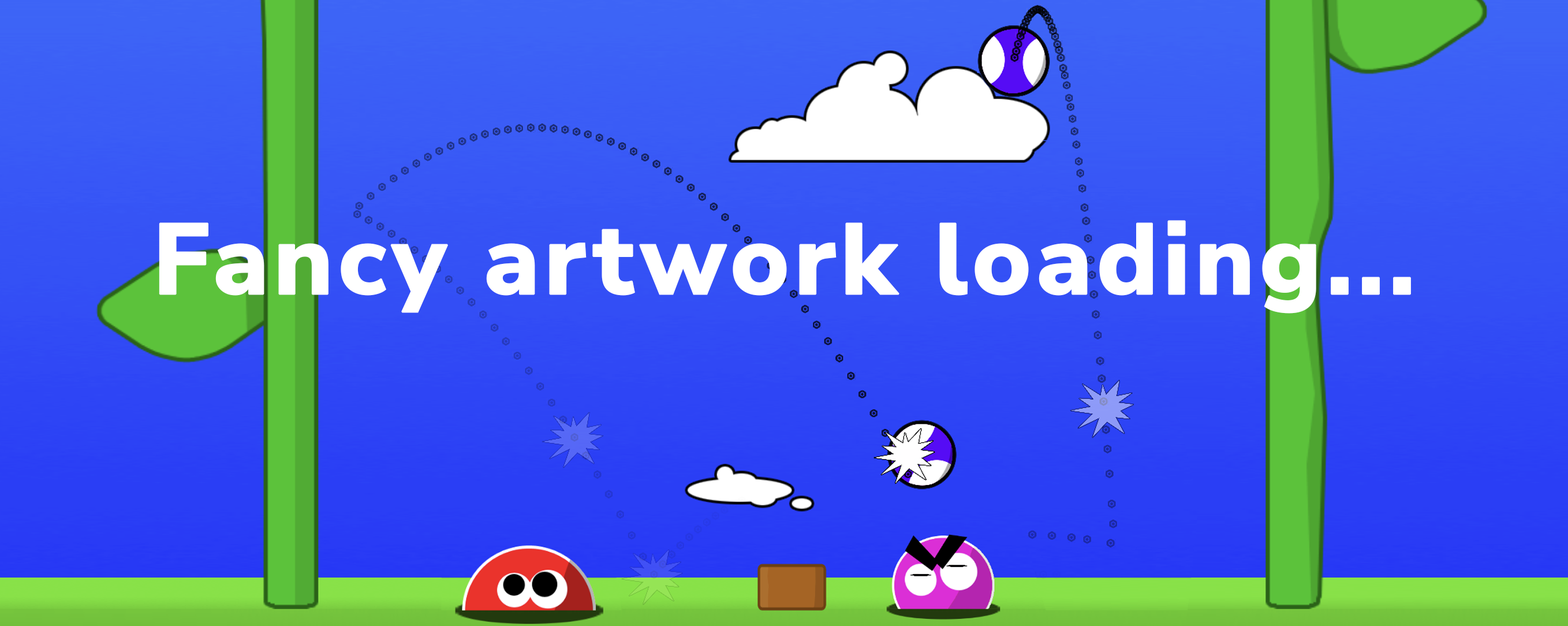
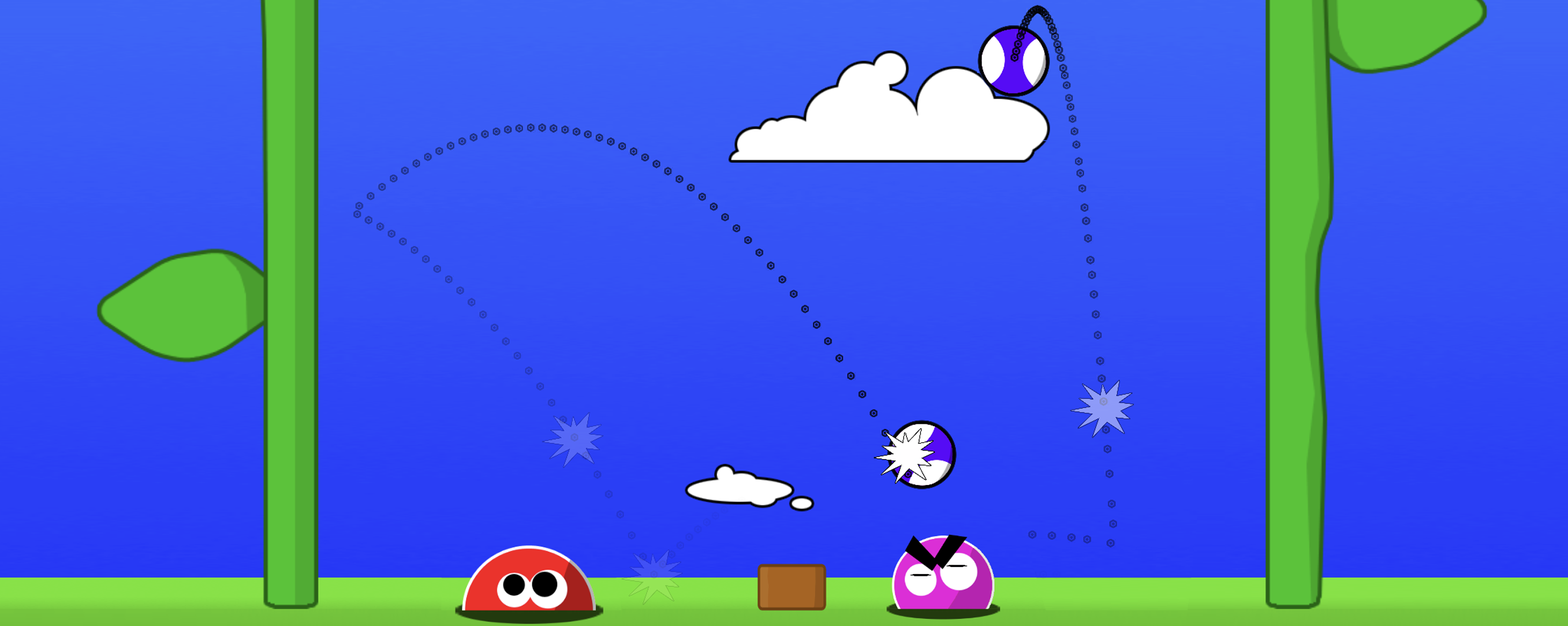
Layers edited between the first and the second w=1568, h=626 image:
hid "Fancy artwork loading..." over <box>158,219,1411,314</box>
